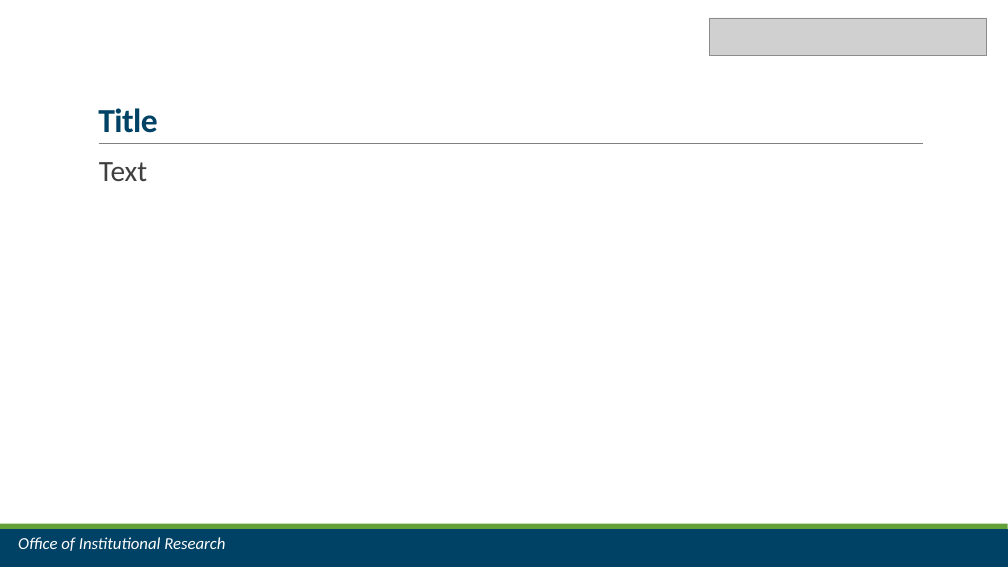
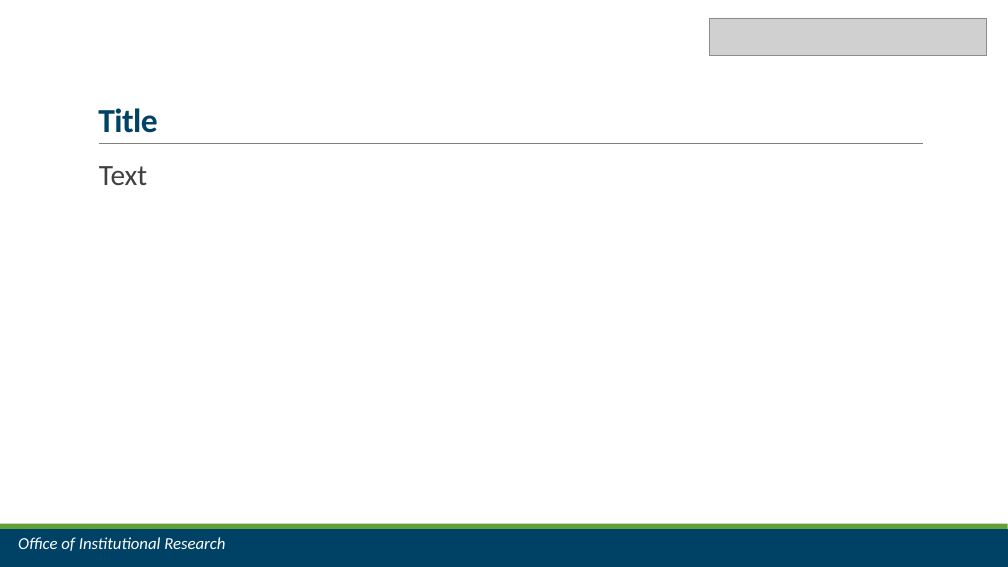
Before and after one commit to jrf1111/Do-You-Git-It-Now, a slide deck: slide 12 of Do You Git It Now.pptx (slide 7 before the commit). Drawn at 1008x567 pixels with LibreOffice and Linux fonts; fonts in the diff are those of the drawing; grey boxes stand for pictures. Boxes give left, top, right and bottom in pixels: in the first picture for what was removed or moved away, otherwise in the second. Text is boxed around its words. In the diff, an @@ line names an element or a change of style, - is before the commit and + after.

```diff
--- a/Do You Git It Now.pptx
+++ b/Do You Git It Now.pptx
@@ text "Text" at box(99, 166, 147, 185): indent changed; line spacing 0.9 to 1; less space between paragraphs @@
```
Also in this commit, not shown: 9 other slides changed, 3 slides added, 1 slide removed, 18 other files.
